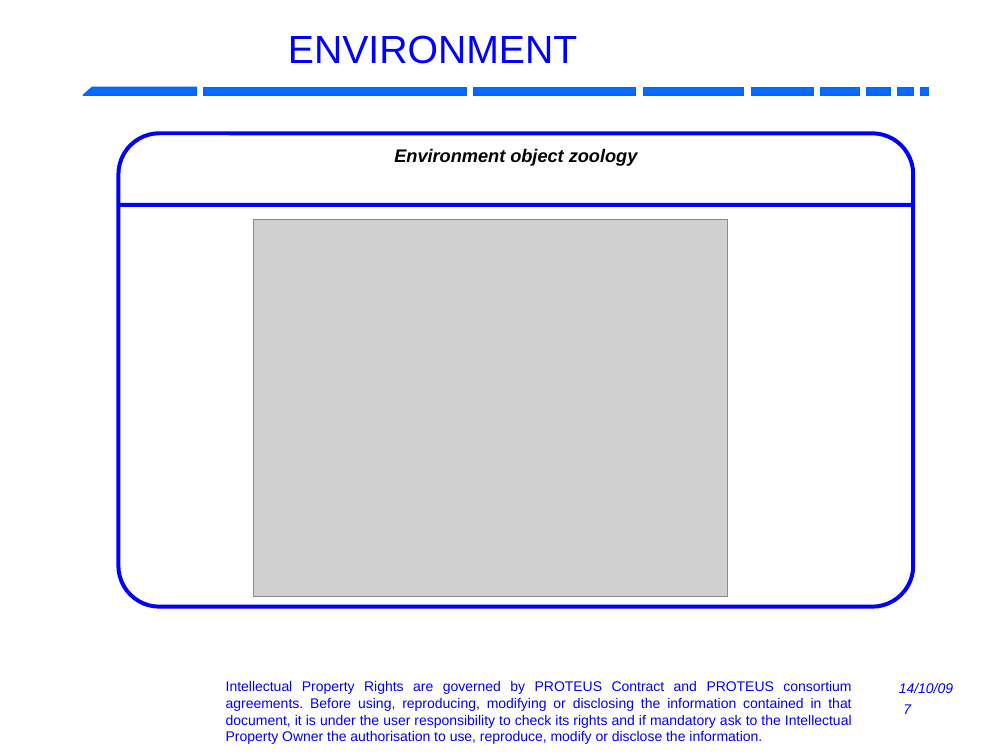
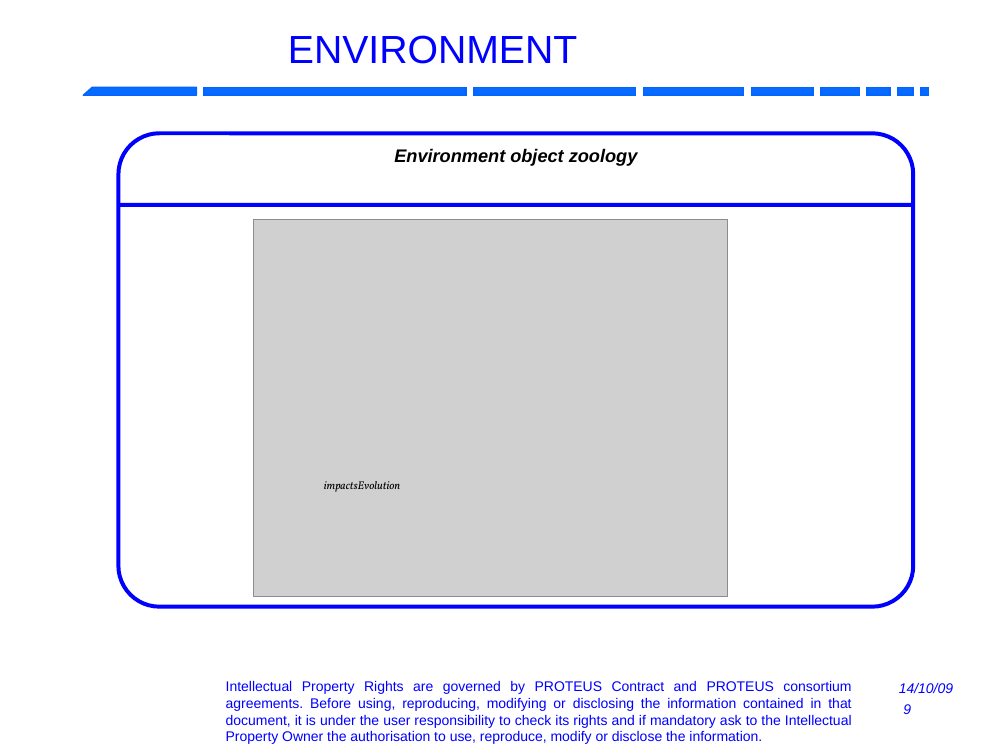
Before and after one commit to RobotML/RobotML, a slide deck: slide 9 of Ontologies/ORA/Meetings/20131103-IROS-Tokyo/R4.1.6-P5.9-ARoboticOntology.odp (slide 7 before the commit). Drawn at 1008x756 pixels with LibreOffice and Linux fonts; fonts in the diff are those of the drawing; grey boxes stand for pictures; background and template pictures are left out. Boxes give left, top, right and bottom in pixels: in the first picture for what was removed or moved away, otherwise in the second. Text is boxed around its words. In the diff, an @@ line names an element or a change of style, - is before the commit and + after.

```diff
--- a/Ontologies/ORA/Meetings/20131103-IROS-Tokyo/R4.1.6-P5.9-ARoboticOntology.odp
+++ b/Ontologies/ORA/Meetings/20131103-IROS-Tokyo/R4.1.6-P5.9-ARoboticOntology.odp
@@ text added at (324, 481, 400, 492), 8 pt, text #000000, italic @@
+impactsEvolution
@@ page number at (903, 704, 911, 714): text changed @@
-7
+9
```
Also in this commit, not shown: 8 other slides changed, 4 slides added, 4 slides removed.
